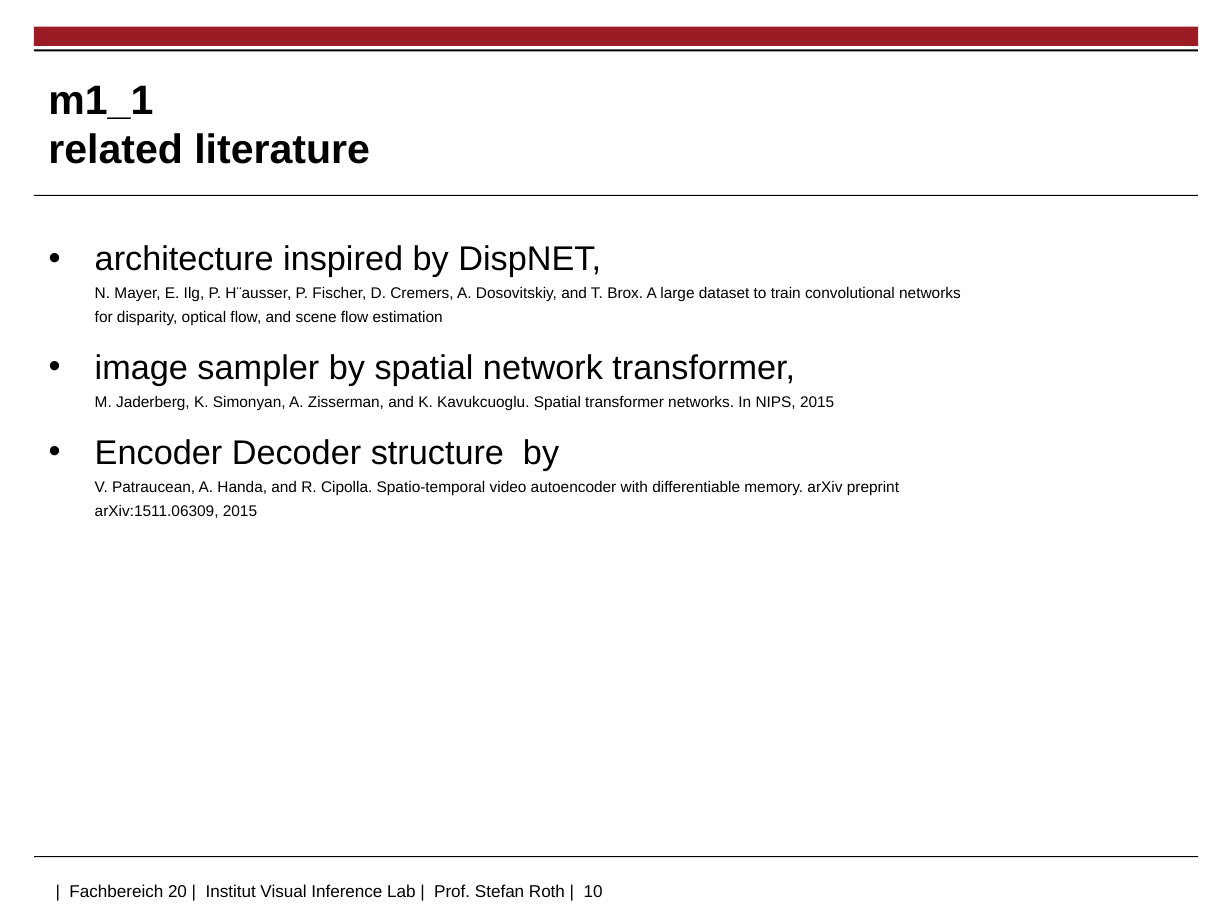
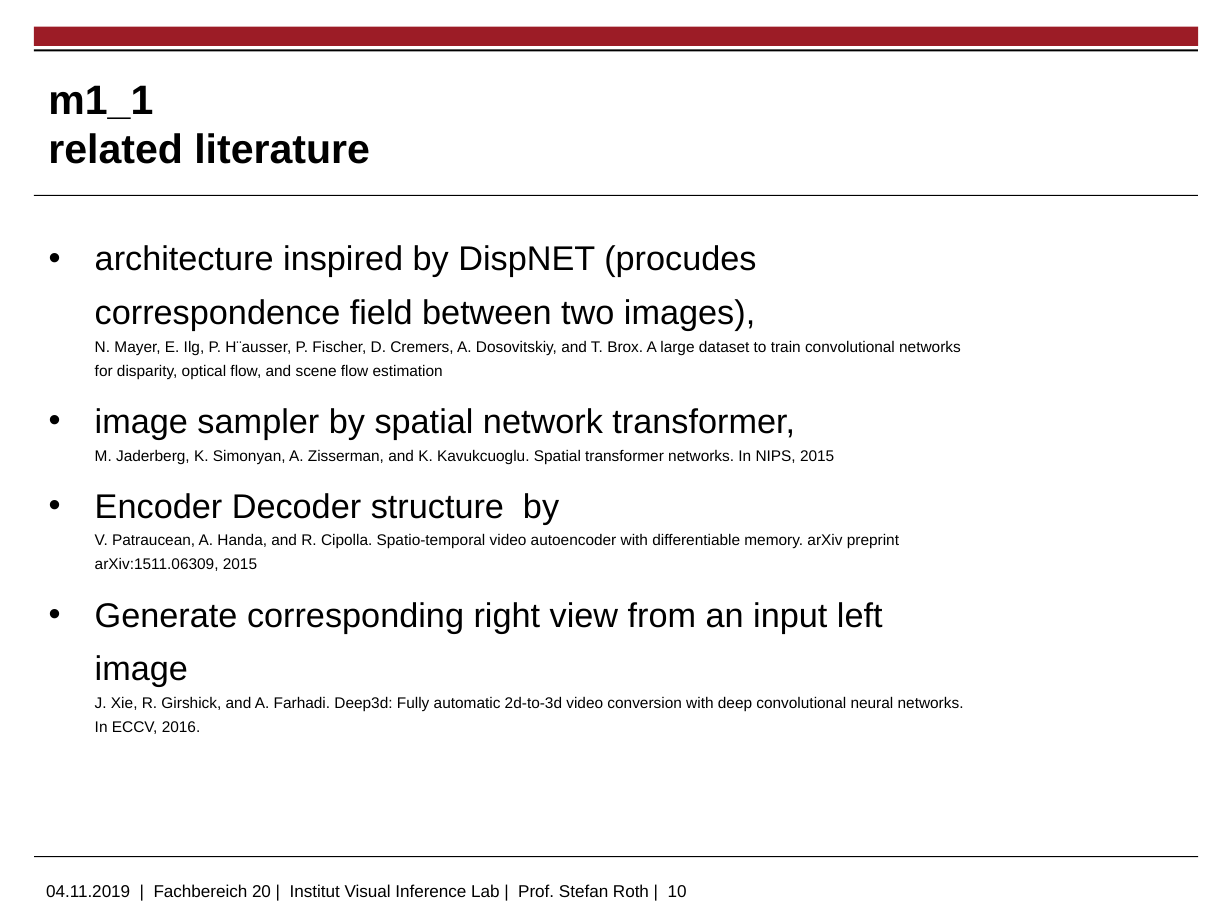
Before and after one commit to jhd-old/Deep-Learning-Lab, a slide deck: slide 10 of meetings/2019_11_04_basic_papers/2019_11_04_basic_papers_v2.pptx. Drawn at 1232x924 pixels with LibreOffice and Linux fonts; fonts in the diff are those of the drawing; background and template pictures are left out. Boxes give left, top, right and bottom in pixels: in the first picture for what was removed or moved away, otherwise in the second. Text is boxed around its words. In the diff, an @@ line names an element or a change of style, - is before the commit and + after.

Commit message:
updated presentation to m1_1

```diff
--- a/meetings/2019_11_04_basic_papers/2019_11_04_basic_papers_v2.pptx
+++ b/meetings/2019_11_04_basic_papers/2019_11_04_basic_papers_v2.pptx
@@ text at bbox=[95, 245, 961, 379]: text changed @@
-• architecture inspired by DispNET,
-  N. Mayer, E. Ilg, P. H¨ausser, P. Fischer, D. Cremers, A. Dosovitskiy, and T. Brox. A large dataset to train convolutional networks for disparity, optical flow, and scene flow estimation
+• architecture inspired by DispNET (procudes correspondence field between two images),
+  N. Mayer, E. Ilg, P. H¨ausser, P. Fischer, D. Cremers, A. Dosovitskiy, and T. Brox. A large dataset to train convolutional networks for disparity, optical flow, and scene flow estimation
@@ text at bbox=[95, 602, 964, 734]: paragraph added @@
+• Generate corresponding right view from an input left image
+  J. Xie, R. Girshick, and A. Farhadi. Deep3d: Fully automatic 2d-to-3d video conversion with deep convolutional neural networks. In ECCV, 2016.
@@ text at bbox=[46, 884, 687, 897]: text changed @@
-| Fachbereich 20 | Institut Visual Inference Lab | Prof. Stefan Roth | 10
+04.11.2019 | Fachbereich 20 | Institut Visual Inference Lab | Prof. Stefan Roth | 10
```
Also in this commit, not shown: 13 other slides changed, 1 slide added, 2 other files.
